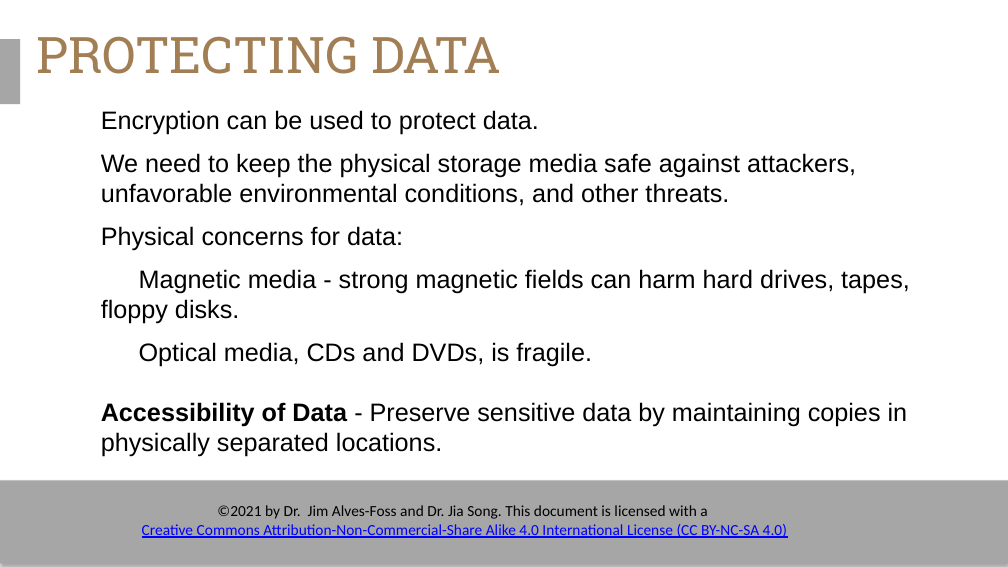
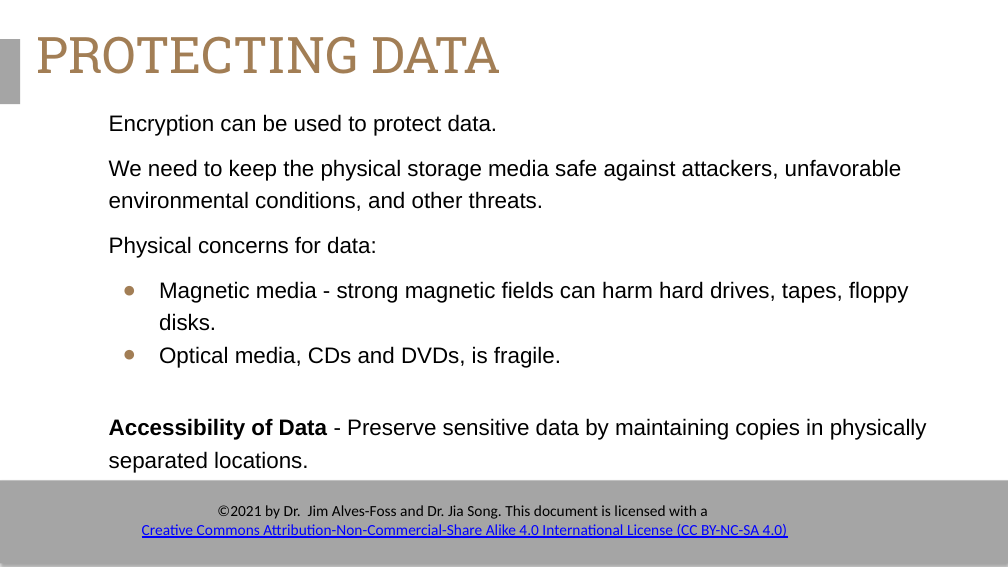
Before and after one commit to timburr1/timburr1.github.io, a slide deck: slide 14 of papers/CYB110/Module 9 - Physical Security.pptx. Drawn at 1008x567 pixels with LibreOffice and Linux fonts; fonts in the diff are those of the drawing; background and template pictures are left out. Boxes give left, top, right and bottom in pixels: in the first picture for what was removed or moved away, otherwise in the second. Text is boxed around its words. In the diff, an @@ line names an element or a change of style, - is before the commit and + after.

```diff
--- a/papers/CYB110/Module 9 - Physical Security.pptx
+++ b/papers/CYB110/Module 9 - Physical Security.pptx
@@ text "Encryption can be used to ...": place and size @@
-text "Encryption can be used to ..." at (101, 110, 910, 457)
+text "Encryption can be used to ..." at (109, 114, 927, 473)
@@ text "Encryption can be used to ..." at (109, 114, 927, 473): size 18 to 16 pt; line spacing 21.6pt to 1.2; less space between paragraphs; bullet none to ● @@
```
Also in this commit, not shown: 20 other slides changed, 11 other files.
